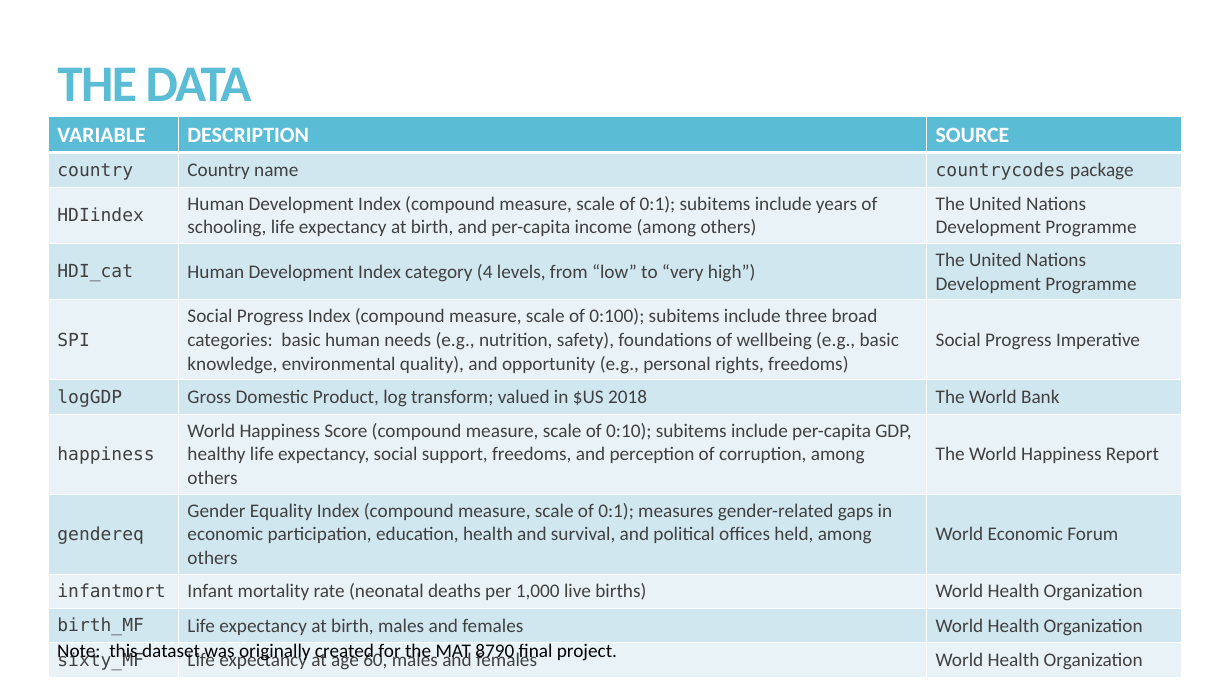
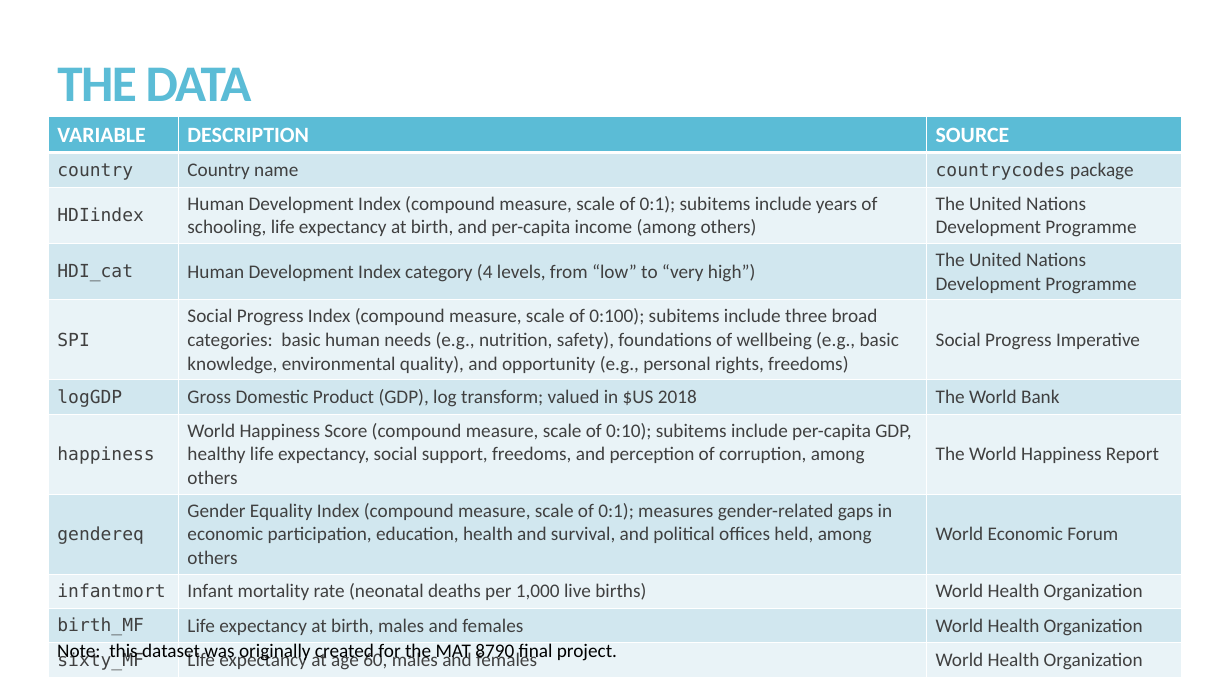
Before and after one commit to kmprioliPROF/MAT_8452_Final_Project, a slide deck: slide 5 of Prioli_Final_Proj.pptx. Drawn at 1232x693 pixels with LibreOffice and Linux fonts; fonts in the diff are those of the drawing. Boxes give left, top, right and bottom in pixels: in the first picture for what was removed or moved away, otherwise in the second. Text is boxed around its words. In the diff, an @@ line names an element or a change of style, - is before the commit and + after.

```diff
--- a/Prioli_Final_Proj.pptx
+++ b/Prioli_Final_Proj.pptx
@@ table at bbox=[48, 116, 1182, 675] @@
-row 6, column 2: Gross Domestic Product, log transform; valued in $US 2018
+row 6, column 2: Gross Domestic Product (GDP), log transform; valued in $US 2018
```
Also in this commit, not shown: 8 other slides changed, 2 other files.
